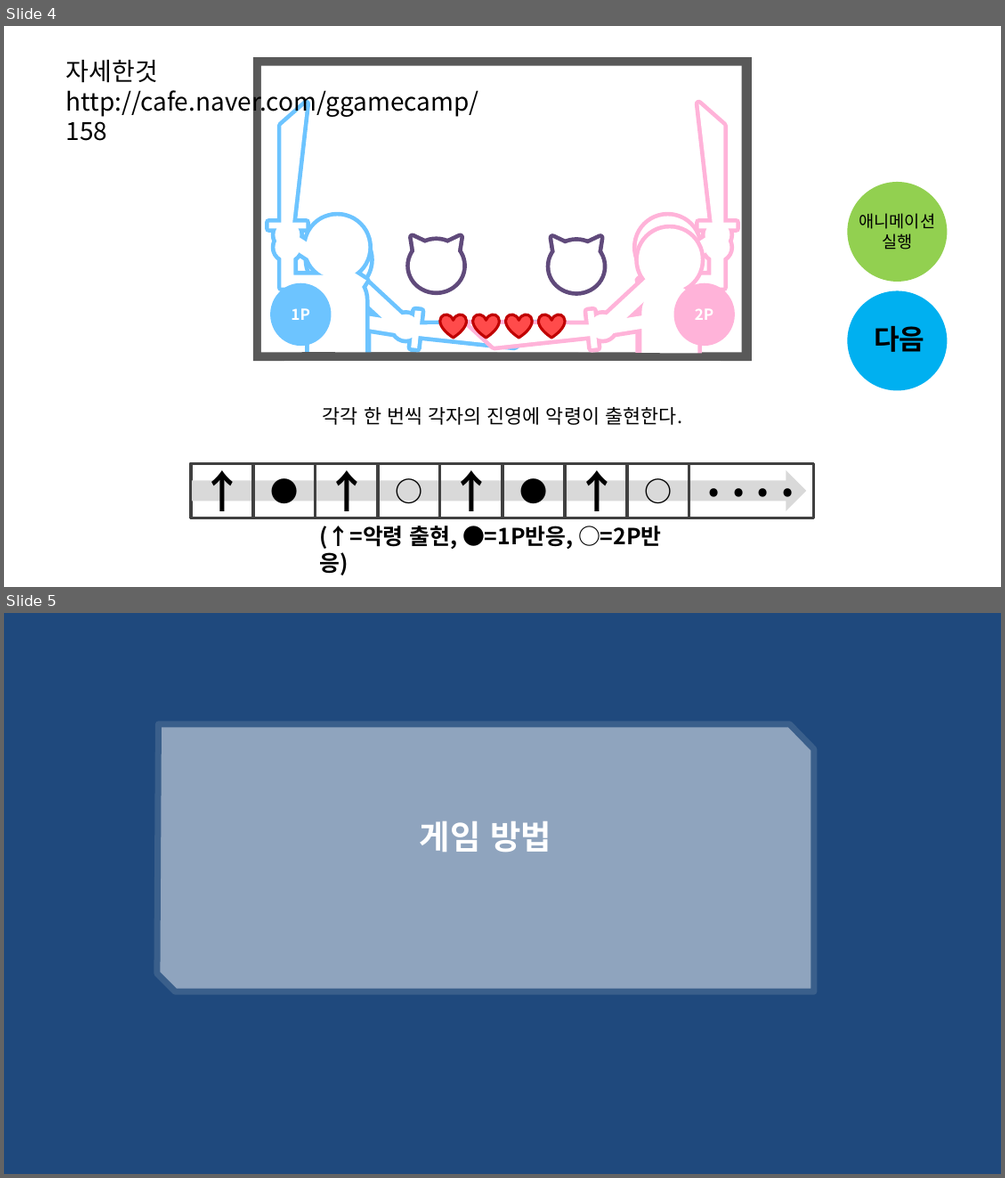
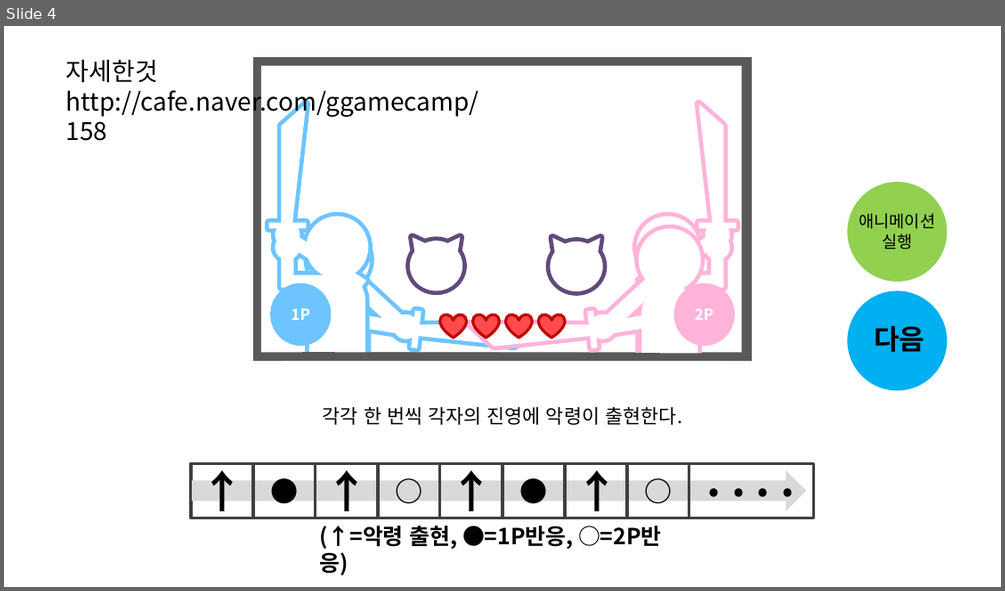
Before and after one commit to MyeonzinSon/RhythmFamily, a slide deck: 악령퇴치 자료들.pptx. Shown one above the other, each under a label of ours: slides 4 and 5 before the commit, slide 4 after it. The pictures are 1005x1178 and 1005x591 pixels, drawn with LibreOffice and Linux fonts; fonts in the diff are those of the drawing. Boxes give left, top, right and bottom in pixels: in the first picture for what was removed or moved away, otherwise in the second. Text is boxed around its words. In the diff, an @@ line names an element or a change of style, - is before the commit and + after.

```diff
--- a/악령퇴치 자료들.pptx
+++ b/악령퇴치 자료들.pptx
@@ slide 5 removed at (x1=4, y1=613, x2=1001, y2=1174), background #1F497D @@
@@ freeform shape removed at (x1=157, y1=723, x2=815, y2=990) @@
-게임 방법
```
Also in this commit, not shown: 1 slide added, 7 other files.
